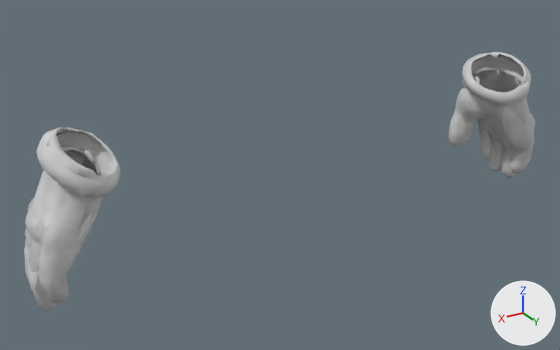
The glTF model hollowmere/Assets/Resources/Gear/Fitted/leather/t1_hands.glb, before and after one commit.
The view is the same before and after, from a 50 mm camera at (0.626, 0.907, 1.344) aimed at (0.055, -0.045, 0.868). Lighting does not change. The marker at lower right points along +X, +Y and +Z. The first picture is the older version. Vertices at exactly the same position are counted once.

In view in the first picture: 'hands_t1'.
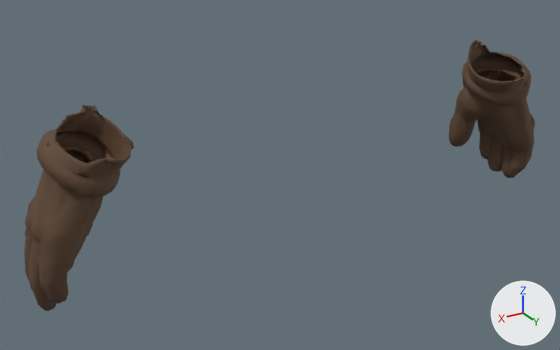
Edits to the scene script, one JSON object a line:
```json
{"op": "add", "block": "img_leather_mr", "code": ["img_leather_mr = load_image('leather_mr', '_unpacked/leather_mr', 16, 16, 'Non-Color')"]}
{"op": "add", "block": "img_leather_mid", "code": ["img_leather_mid = load_image('leather_mid', '_unpacked/leather_mid', 512, 512, 'sRGB')"]}
{"block": "mat_leather_mid", "where": "n0 = _N.new('ShaderNodeBsdfPrincipled'); n0.name = 'Principled BSDF'"}
{"op": "remove", "block": "mat_leather_mid", "code": "n0.inputs[2].default_value = 0.72  # 'Roughness'"}
{"block": "mat_leather_mid", "where": "n2 = _N.new('ShaderNodeTexImage'); n2.name = 'Image Texture'"}
{"op": "set", "path": "n2.image", "old": "img_leather_grain", "new": "img_leather_mid"}
{"op": "add", "block": "mat_leather_mid", "code": "n3 = _N.new('ShaderNodeSeparateColor'); n3.name = 'Separate Color'"}
{"op": "add", "block": "mat_leather_mid", "code": "n4 = _N.new('ShaderNodeTexImage'); n4.name = 'Image Texture.001'"}
{"op": "add", "block": "mat_leather_mid", "code": "n4.image = img_leather_mr"}
{"op": "add", "block": "mat_leather_mid", "code": "_L.new(n3.outputs[2], n0.inputs[1])  # 'Blue' to 'Metallic'"}
{"op": "add", "block": "mat_leather_mid", "code": "_L.new(n3.outputs[1], n0.inputs[2])  # 'Green' to 'Roughness'"}
{"op": "add", "block": "mat_leather_mid", "code": "_L.new(n4.outputs[0], n3.inputs[0])  # 'Color' to 'Color'"}
{"block": "me_hands_t1", "where": "# used by ob_hands_t1; location = (0.0, 0.0, 0.0)"}
{"op": "remove", "block": "me_hands_t1", "code": "me_hands_t1.from_pydata(...)  # 2646 vertices, 5288 faces; spans x -0.454..0.454, y -0.109..0.04, z 0.763..1.006"}
{"op": "add", "block": "me_hands_t1", "code": "me_hands_t1.from_pydata(...)  # 2882 vertices, 5760 faces; spans x -0.454..0.454, y -0.109..0.055, z 0.763..1.03"}
{"block": "me_hands_t1", "change": "me_hands_t1 part 1: 45 vertices moved from x 0.323..0.405, y -0.067..0.035, z 0.952..1.005 to x 0.32..0.406, y -0.068..0.036, z 0.951..1.005; 39 vertices removed from x 0.326..0.401, y -0.061..0.034, z 0.956..1.006; 161 vertices added at x 0.303..0.401, y -0.063..0.054, z 0.958..1.029"}
{"block": "me_hands_t1", "change": "me_hands_t1 part 2: 47 vertices moved from x -0.396..-0.324, y -0.068..0.032, z 0.953..1.005 to x -0.396..-0.321, y -0.068..0.036, z 0.951..1.006; 29 vertices removed from x -0.395..-0.329, y -0.063..0.031, z 0.956..1.004; 143 vertices added at x -0.397..-0.307, y -0.062..0.055, z 0.958..1.03"}
```

Where the change shows, as pixel boxes [x1, y1, x2, y2] in the pictures (560 x 350 px):
```json
{"object": "hands_t1", "change": "surface changed, reshaped", "before": [24, 52, 535, 311], "after": [24, 40, 535, 311]}
{"part": 1, "of": "me_hands_t1", "change": "built on", "before": [47, 127, 121, 180], "after": [47, 105, 134, 180]}
{"part": 2, "of": "me_hands_t1", "change": "built on", "before": [464, 52, 528, 98], "after": [464, 40, 528, 98]}
```
